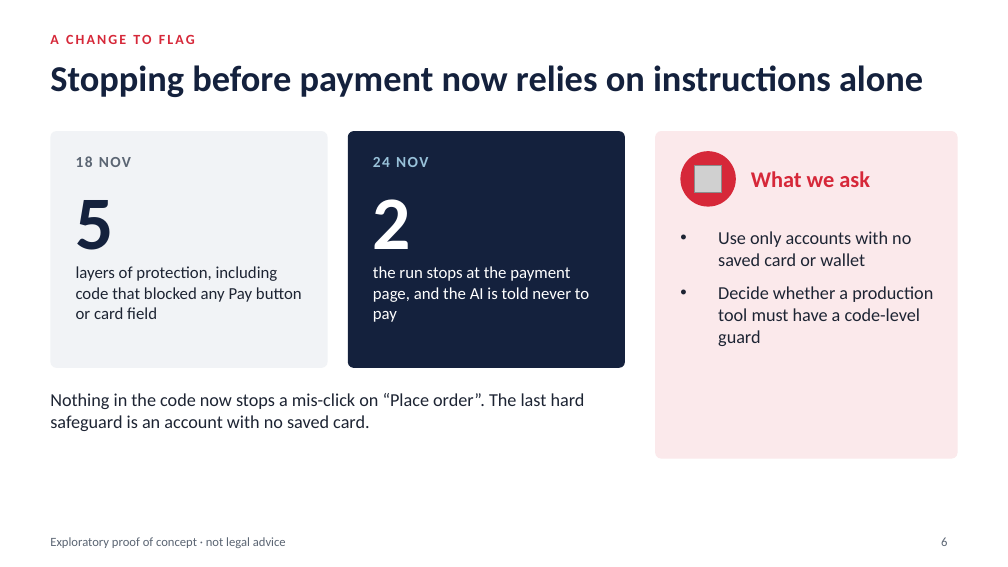
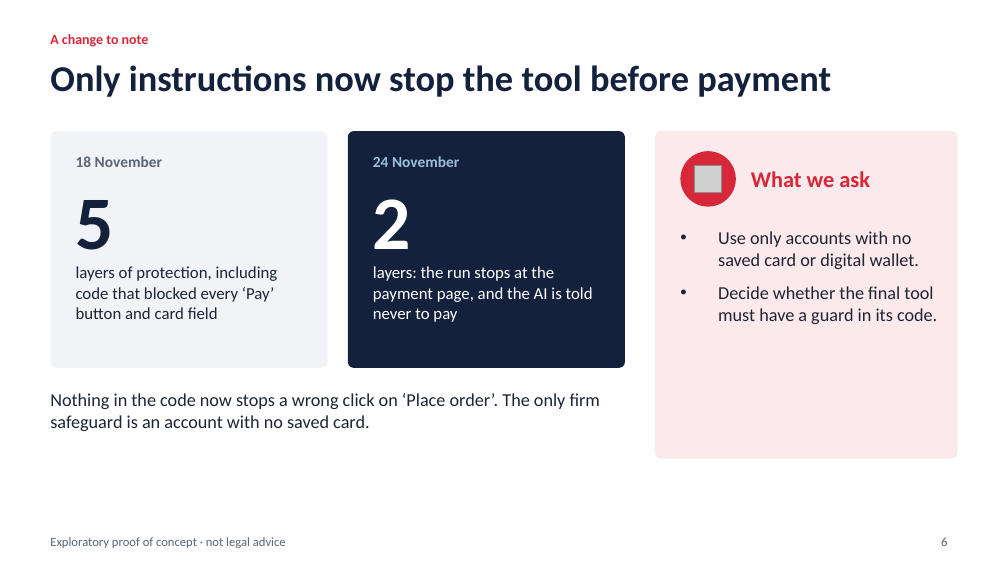
Before and after one commit to roflov2/browser-automation, a slide deck: slide 6 of docs/Drip_Pricing_PoC_update_2026-11-24.pptx. Drawn at 1008x567 pixels with LibreOffice and Linux fonts; fonts in the diff are those of the drawing; grey boxes stand for pictures. Boxes give left, top, right and bottom in pixels: in the first picture for what was removed or moved away, otherwise in the second. Text is boxed around its words. In the diff, an @@ line names an element or a change of style, - is before the commit and + after.

```diff
--- a/docs/Drip_Pricing_PoC_update_2026-11-24.pptx
+++ b/docs/Drip_Pricing_PoC_update_2026-11-24.pptx
@@ text at box(50, 34, 149, 47): text changed @@
-A CHANGE TO FLAG
+A change to note
@@ title at box(50, 65, 831, 97): text changed @@
-Stopping before payment now relies on instructions alone
+Only instructions now stop the tool before payment
@@ text at box(76, 156, 162, 167): text changed @@
-18 NOV
+18 November
@@ text at box(373, 156, 459, 167): text changed @@
-24 NOV
+24 November
@@ text at box(718, 231, 937, 324): text changed @@
-• Use only accounts with no saved card or wallet
-• Decide whether a production tool must have a code-level guard
+• Use only accounts with no saved card or digital wallet.
+• Decide whether the final tool must have a guard in its code.
@@ text at box(76, 266, 278, 319): text changed @@
-layers of protection, including code that blocked any Pay button or card field
+layers of protection, including code that blocked every ‘Pay’ button and card field
@@ text at box(373, 266, 593, 322): text changed @@
-the run stops at the payment page, and the AI is told never to pay
+layers: the run stops at the payment page, and the AI is told never to pay
@@ text at box(50, 393, 600, 431): text changed @@
-Nothing in the code now stops a mis-click on “Place order”. The last hard safeguard is an account with no saved card.
+Nothing in the code now stops a wrong click on ‘Place order’. The only firm safeguard is an account with no saved card.
```
Also in this commit, not shown: 7 other slides changed.
